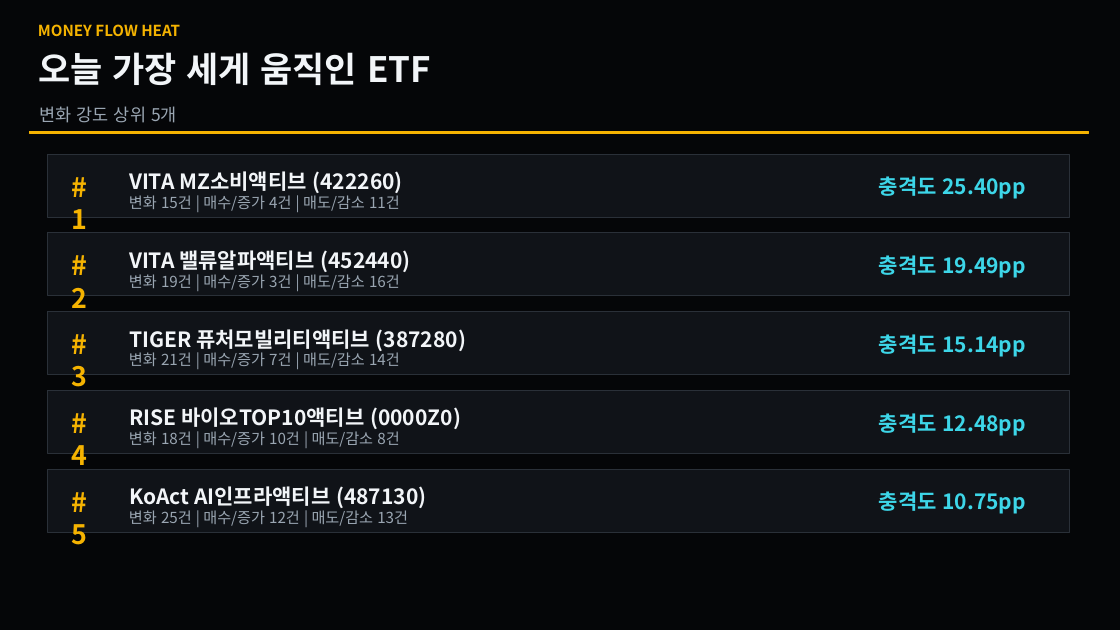
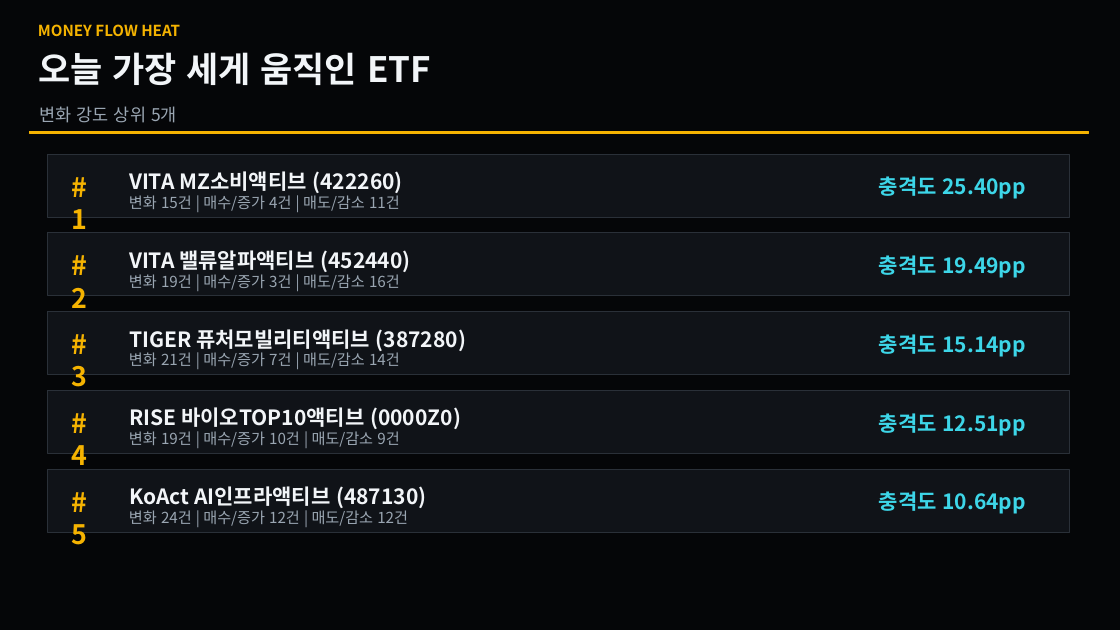
Before and after one commit to se2in/ETF_KRX, a slide deck: slide 2 of docs/latest_changes.pptx. Drawn at 1120x630 pixels with LibreOffice and Linux fonts; fonts in the diff are those of the drawing. Boxes give left, top, right and bottom in pixels: in the first picture for what was removed or moved away, otherwise in the second. Text is boxed around its words. In the diff, an @@ line names an element or a change of style, - is before the commit and + after.

```diff
--- a/docs/latest_changes.pptx
+++ b/docs/latest_changes.pptx
@@ text at bbox=[879, 413, 1026, 436]: text changed @@
-충격도 12.48pp
+충격도 12.51pp
@@ text at bbox=[129, 431, 399, 447]: text changed @@
-변화 18건 | 매수/증가 10건 | 매도/감소 8건
+변화 19건 | 매수/증가 10건 | 매도/감소 9건
@@ text at bbox=[879, 491, 1026, 514]: text changed @@
-충격도 10.75pp
+충격도 10.64pp
@@ text at bbox=[129, 510, 408, 526]: text changed @@
-변화 25건 | 매수/증가 12건 | 매도/감소 13건
+변화 24건 | 매수/증가 12건 | 매도/감소 12건
```
Also in this commit, not shown: 3 other slides changed, 1 other file.
